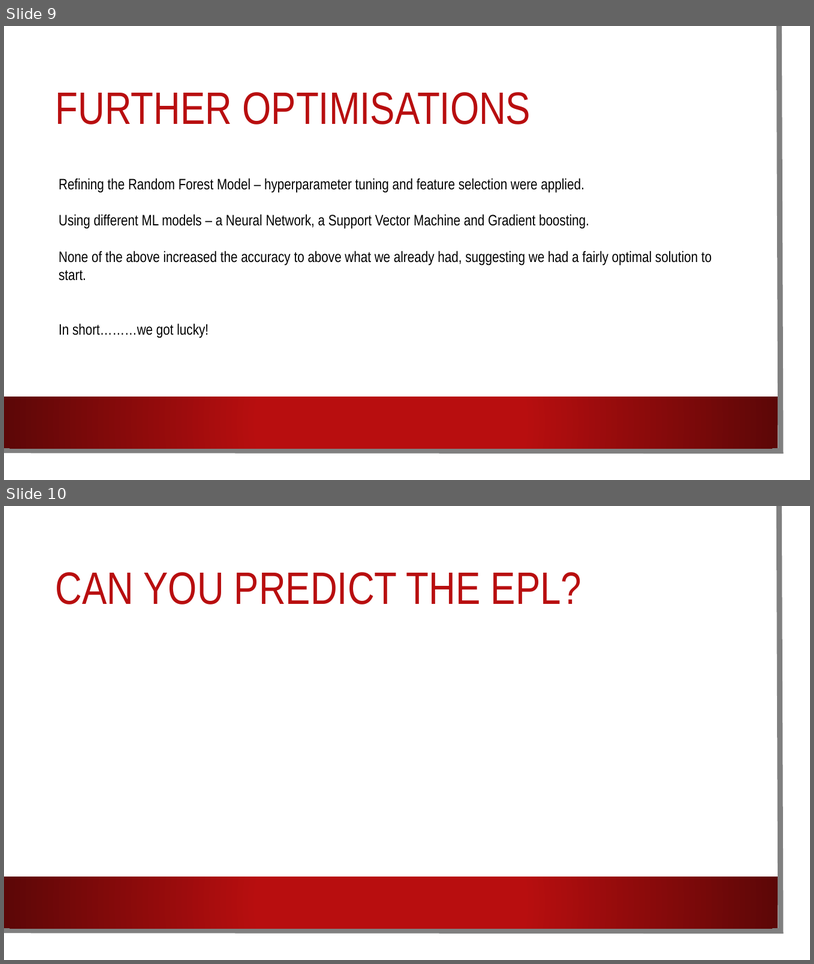
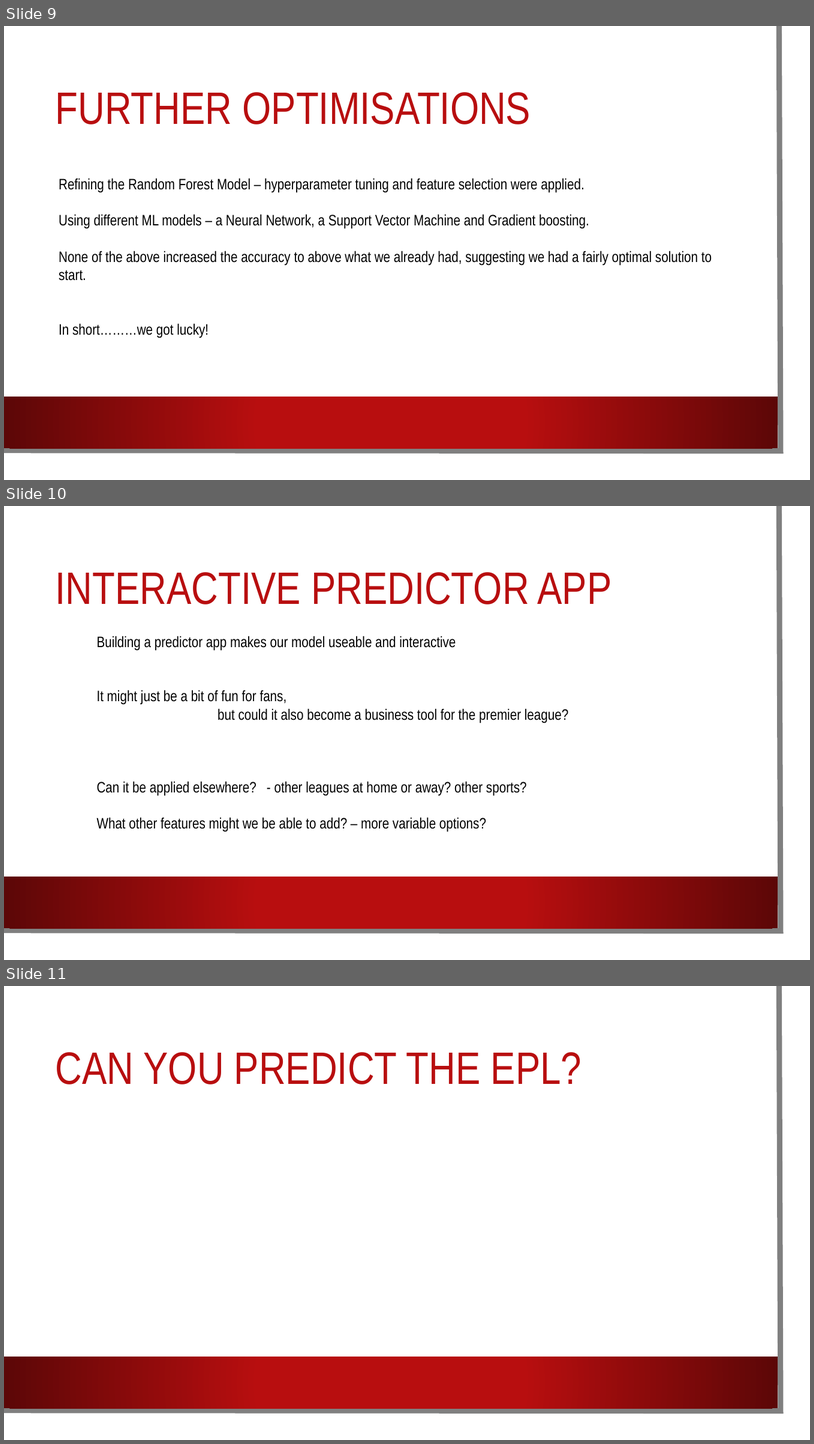
Before and after one commit to DarthStupidus/Group-Task-4, a slide deck: Group Project 4 to Github.pptx. Shown one above the other, each under a label of ours: slides 9 and 10 before the commit, slides 9, 10 and 11 after it. The pictures are 814x964 and 814x1444 pixels, drawn with LibreOffice and Linux fonts; fonts in the diff are those of the drawing; background and template pictures are left out. Boxes give left, top, right and bottom in pixels: in the first picture for what was removed or moved away, otherwise in the second. Text is boxed around its words. In the diff, an @@ line names an element or a change of style, - is before the commit and + after.

```diff
--- a/Group Project 4 to Github.pptx
+++ b/Group Project 4 to Github.pptx
@@ slide 10 added at <box>4,506,810,960</box>, background picture (left out); not listed: 3 template elements that a slide beside it also shows @@
@@ title added at <box>56,572,612,604</box>, 54 pt, text #B80E0F @@
+INTERACTIVE PREDICTOR APP
@@ text added at <box>97,636,569,832</box>, 18 pt, text #000000 @@
+Building a predictor app makes our model useable and interactive
+It might just be a bit of fun for fans,
+but could it also become a business tool for the premier league?
+Can it be applied elsewhere? - other leagues at home or away? other sports?
+What other features might we be able to add? – more variable options?
@@ what was slide 10 is now slide 11 @@
```
Also in this commit, not shown: 1 other file.
